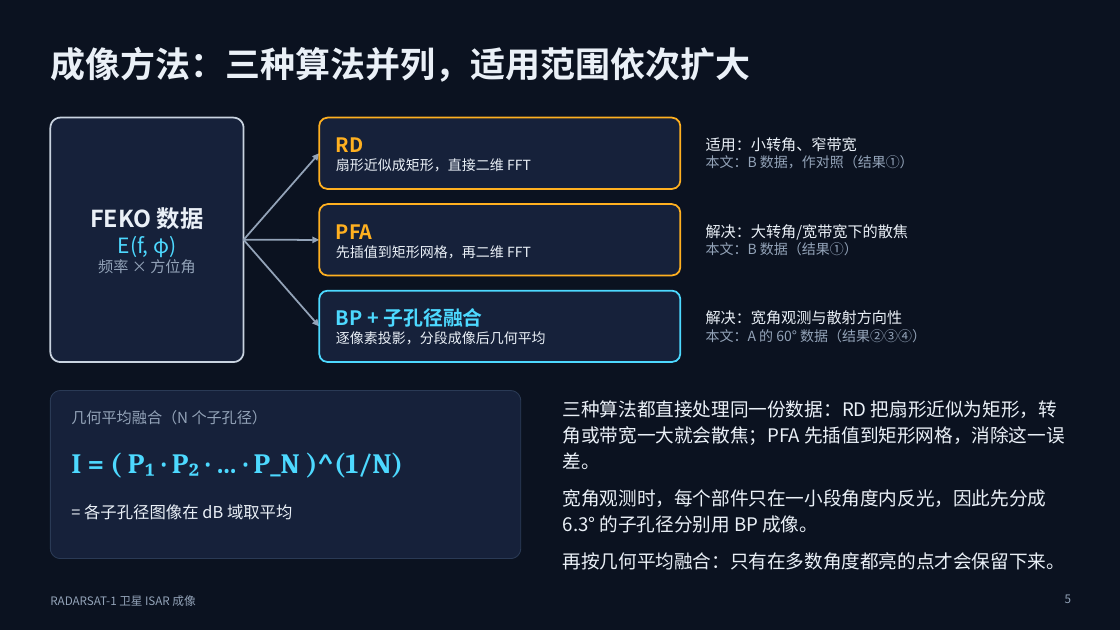
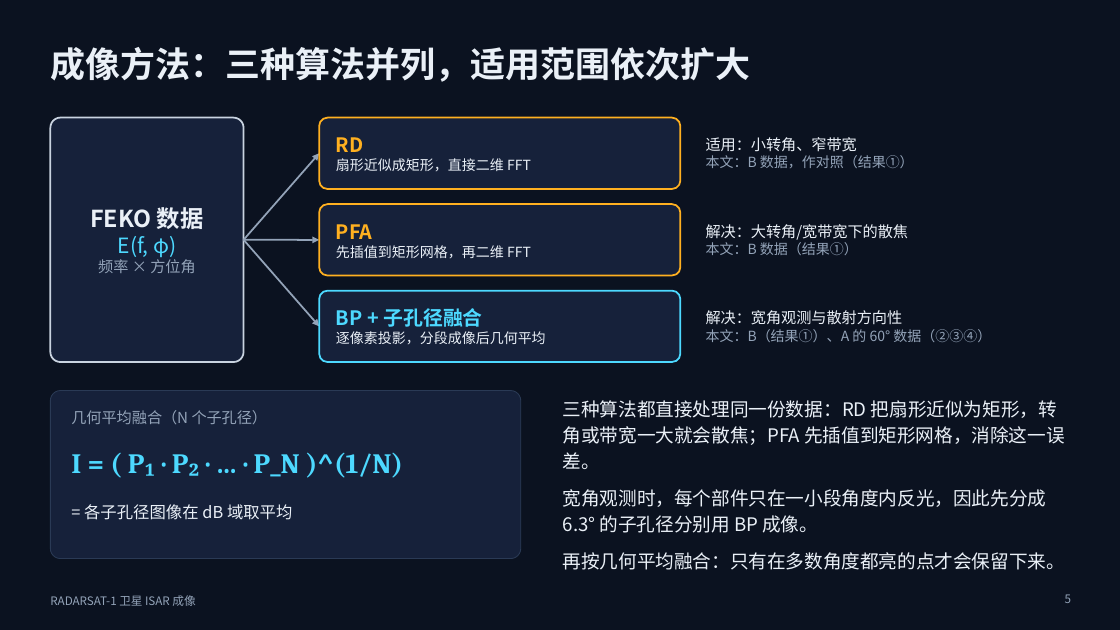
Before and after one commit to anotherdimension1013-del/2026whph, a slide deck: slide 5 of isar/ppt/ISAR_RADARSAT1_汇报.pptx. Drawn at 1120x630 pixels with LibreOffice and Linux fonts; fonts in the diff are those of the drawing. Boxes give left, top, right and bottom in pixels: in the first picture for what was removed or moved away, otherwise in the second. Text is boxed around its words. In the diff, an @@ line names an element or a change of style, - is before the commit and + after.

```diff
--- a/isar/ppt/ISAR_RADARSAT1_汇报.pptx
+++ b/isar/ppt/ISAR_RADARSAT1_汇报.pptx
@@ text at [706, 329, 991, 342]: text changed @@
-本文：A 的 60° 数据（结果②③④）
+本文：B（结果①）、A 的 60° 数据（②③④）
```
Also in this commit, not shown: 1 slide added, 1 slide removed, 8 other files.
